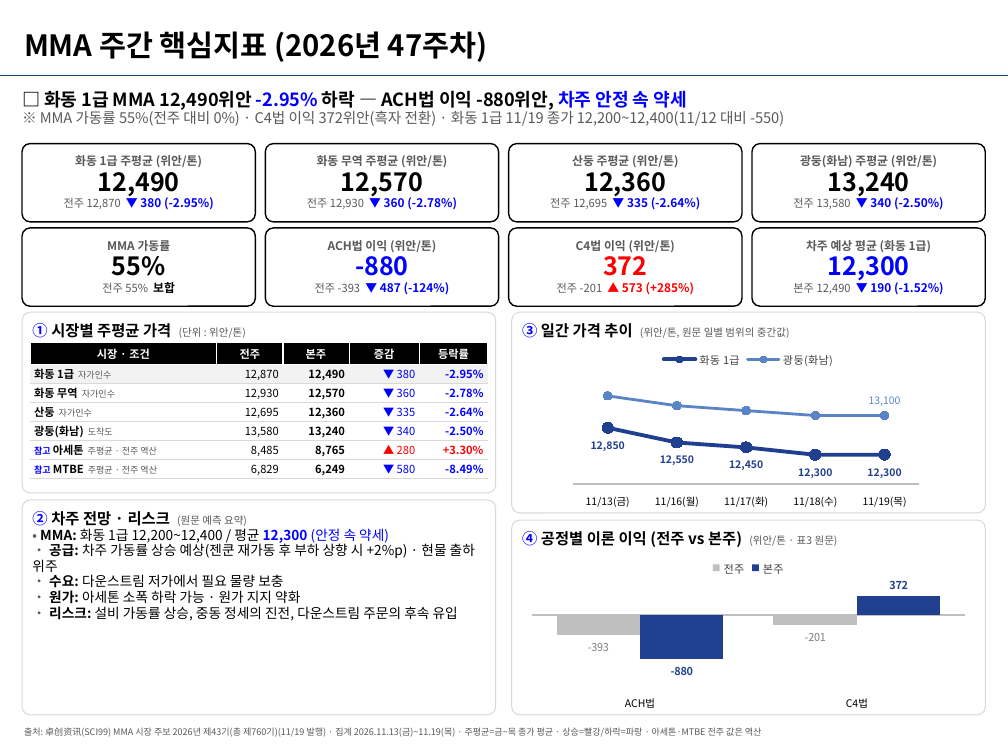
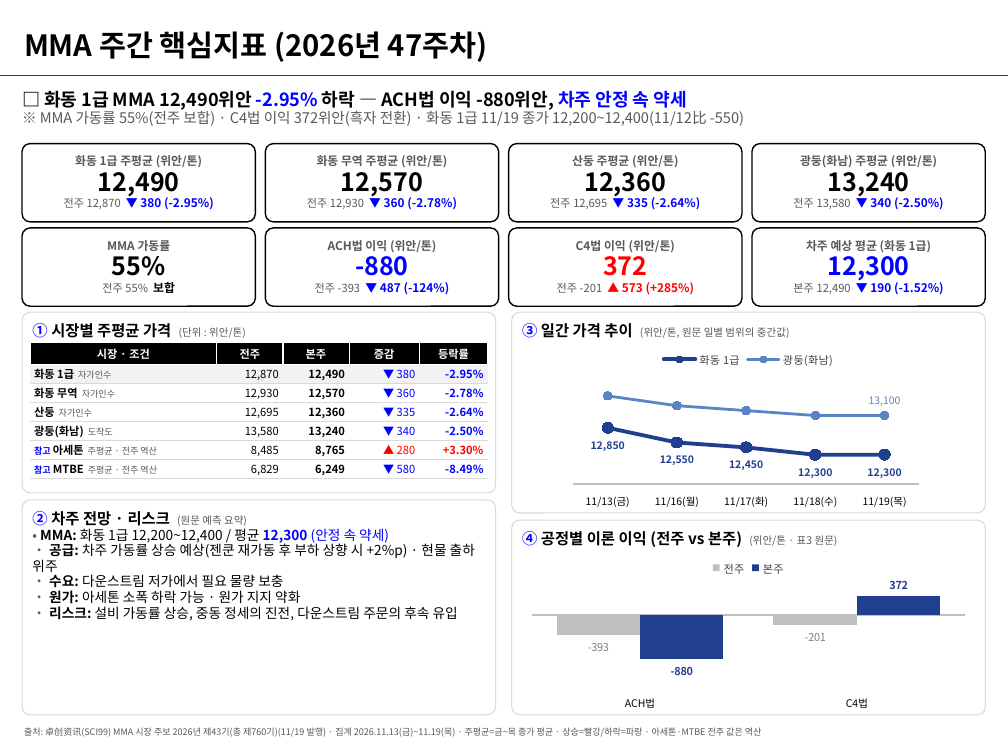
Before and after one commit to jskimlam/chem99-report, a slide deck: slide 1 of archive/2026-W47/chem99레포트_MMA_20261120_전체_S01-S12.pptx. Drawn at 1008x753 pixels with LibreOffice and Linux fonts; fonts in the diff are those of the drawing; background and template pictures are left out. Boxes give left, top, right and bottom in pixels: in the first picture for what was removed or moved away, otherwise in the second. Text is boxed around its words. In the diff, an @@ line names an element or a change of style, - is before the commit and + after.

```diff
--- a/archive/2026-W47/chem99레포트_MMA_20261120_전체_S01-S12.pptx
+++ b/archive/2026-W47/chem99레포트_MMA_20261120_전체_S01-S12.pptx
@@ text at [40, 110, 744, 126]: text changed @@
-※ MMA 가동률 55%(전주 대비 0%) · C4법 이익 372위안(흑자 전환) · 화동 1급 11/19 종가 12,200~12,400(11/12 대비 -550)
+※ MMA 가동률 55%(전주 보합) · C4법 이익 372위안(흑자 전환) · 화동 1급 11/19 종가 12,200~12,400(11/12比 -550)
```
Also in this commit, not shown: 6 other slides changed, 9 other files.
